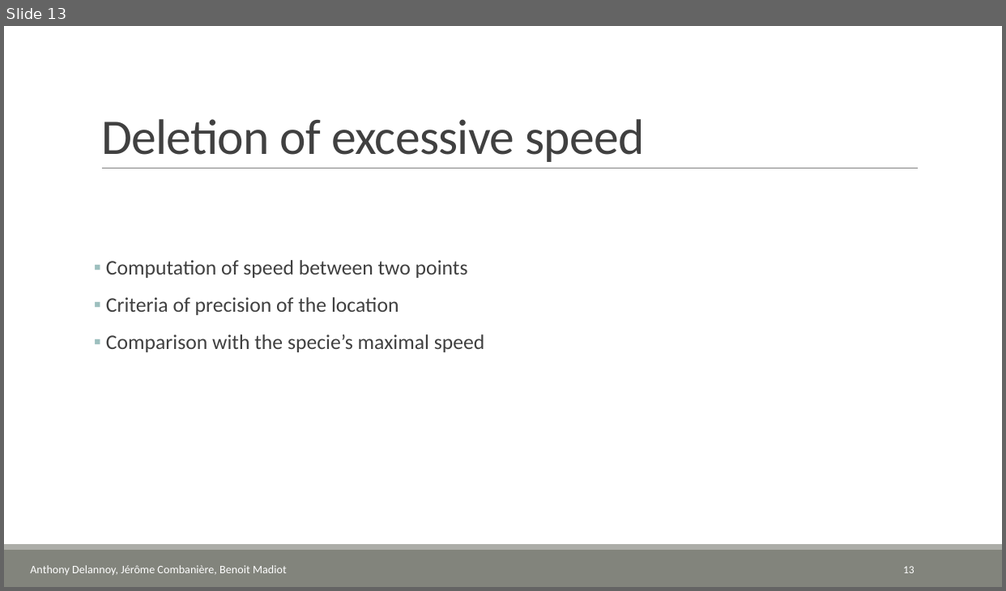
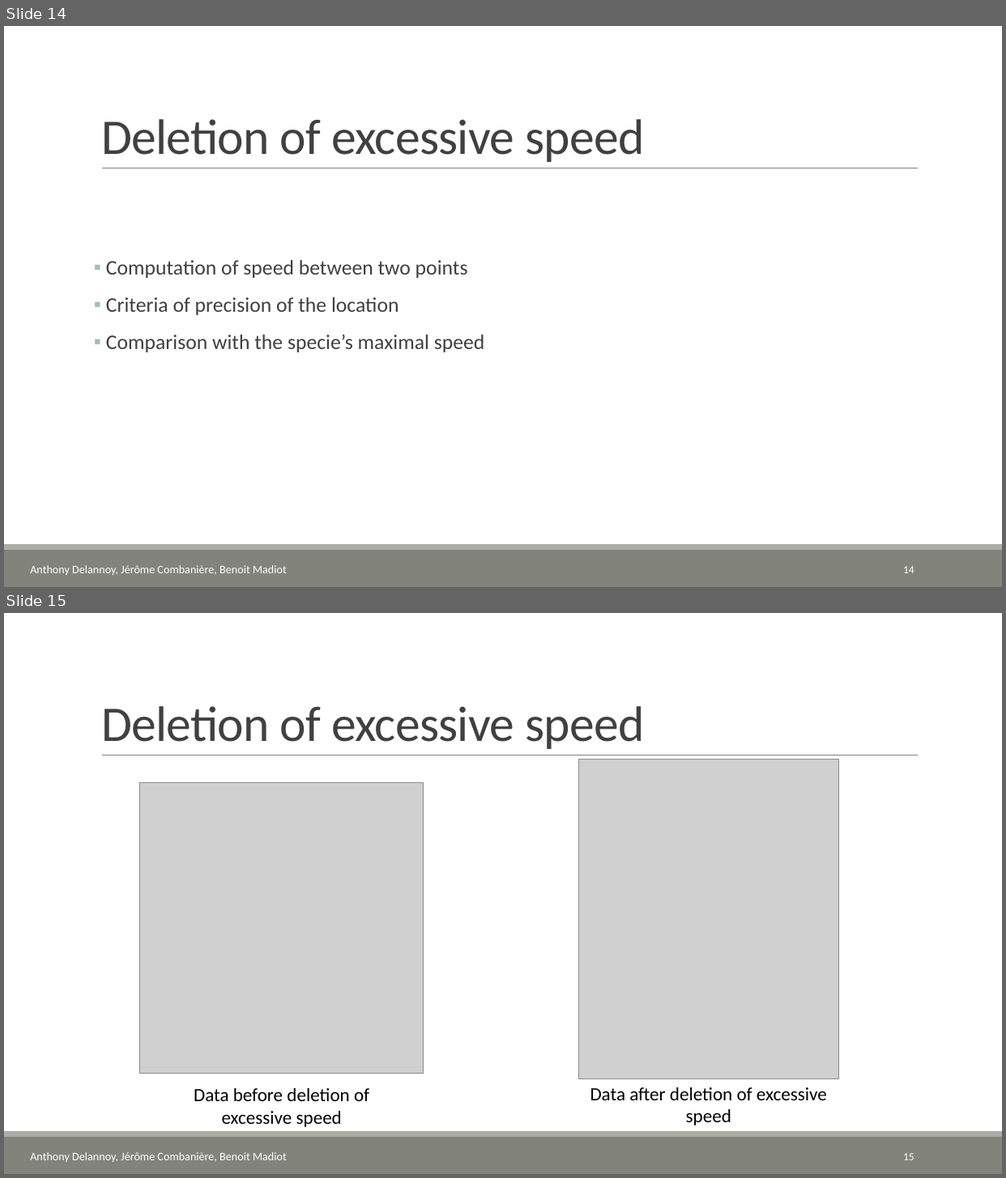
Before and after one commit to atbd/CLS, a slide deck: presentation/Presentation.pptx. Shown one above the other, each under a label of ours: slide 13 before the commit, slides 14 and 15 after it. The pictures are 1006x591 and 1006x1178 pixels, drawn with LibreOffice and Linux fonts; fonts in the diff are those of the drawing; grey boxes stand for pictures; background and template pictures are left out. Boxes give left, top, right and bottom in pixels: in the first picture for what was removed or moved away, otherwise in the second. Text is boxed around its words. In the diff, an @@ line names an element or a change of style, - is before the commit and + after.

Commit message:
Presentation MAJ

```diff
--- a/presentation/Presentation.pptx
+++ b/presentation/Presentation.pptx
@@ slide 15 added at (4, 613, 1002, 1174), background #FFFFFF; not listed: 3 template elements that a slide beside it also shows @@
@@ title added at (101, 706, 644, 749), 48 pt, text #404040 @@
+Deletion of excessive speed
@@ picture added at (579, 760, 839, 1080) @@
@@ picture added at (139, 783, 424, 1074) @@
@@ text added at (194, 1088, 369, 1127), 18 pt, text #000000 @@
+Data before deletion of excessive speed
@@ text added at (590, 1088, 827, 1126), 18 pt, text #000000 @@
+Data after deletion of excessive speed
@@ text added at (30, 1152, 287, 1162), 11 pt, text #FFFFFF @@
+Anthony Delannoy, Jérôme Combanière, Benoit Madiot
@@ page number added at (903, 1153, 914, 1161), 10.5 pt, text #FFFFFF @@
+15
@@ what was slide 13 is now slide 14 @@
@@ page number at (903, 566, 914, 574): text changed @@
-13
+14
```
Also in this commit, not shown: 2 slides changed, 1 other slide added, 2 other files.
